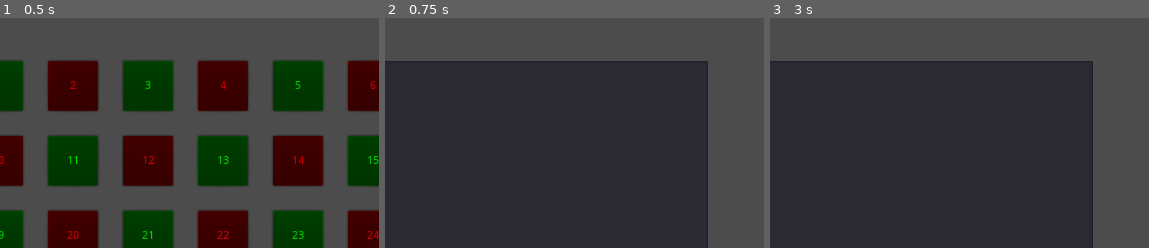
Above: before the commit, frames 1-3 (left to right).
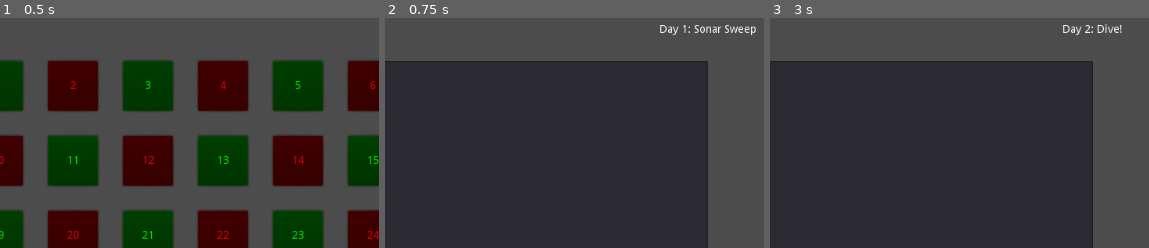
Above: after the commit, the same moments.

Repository: FailedCode/adventofcode-2021
Game: Godot game, scene res://Scenes/MainScene.tscn
Two runs of this game, one before a commit and one after it. Both use one fixed random seed, a clock stepped at 60 frames per second and the inputs below.
Inputs (mouse positions are % of the whole screen's width and height, from its top left):
- Up to frame 1 (0.5 s): no input
- Up to frame 2 (0.75 s): click "1" at 0.5 s
- Up to frame 3 (3 s): click (8, 91) at 1.27 s; type "12" at 1.35 s; click (22, 91) at 1.5 s; type "12" at 1.58 s; click (24, 36) at 1.73 s; type "12" at 1.82 s; click "back" at 2 s; click "2" at 2.75 s
The pictures show only the part of the screen within x 5-55%, y 0-50%; the shares and areas given below are measured in that part.

Frame 1 is identical in both runs. In frame 2, 0.4% of the frame differs, in the area x 72-98%, y 3-8%; in frame 3, 0.3%.

Commit message:
visual: Display Title of the Day

Diff:
--- a/Days/AbstractDay.gd
+++ b/Days/AbstractDay.gd
@@ -6,6 +6,7 @@
 var part2ResultLabel
 
 func _ready() -> void:
+	find_node("Title").text = getTitle()
 	part1ResultLabel = find_node("Part1Result")
 	part2ResultLabel = find_node("Part2Result")
 	puzzleInput = find_node("PuzzleInput")
@@ -14,6 +15,9 @@
 	find_node("Part2").connect("button_up", self, "_on_Part2_button_up")
 	var back = find_node("back")
 	back.connect("button_up", self, "_on_back_button_up")
+
+func getTitle() -> String:
+	return "not implemented yet"
 
 func _on_Part1_button_up() -> void:
 	part1ResultLabel.text = String(calculatePart1())
--- a/Days/Day1.gd
+++ b/Days/Day1.gd
@@ -1,5 +1,7 @@
 extends AbstractDay
 
+func getTitle() -> String:
+	return "Day 1: Sonar Sweep"
 
 func calculatePart1():
 	var inputText = puzzleInput.text
--- a/Days/Day2.gd
+++ b/Days/Day2.gd
@@ -1,5 +1,7 @@
 extends AbstractDay
 
+func getTitle() -> String:
+	return "Day 2: Dive!"
 
 func calculatePart1() -> String:
 	var commands = getInputAsCommands()
--- a/Days/Day3.gd
+++ b/Days/Day3.gd
@@ -1,4 +1,7 @@
 extends AbstractDay
+
+func getTitle() -> String:
+	return "Day 3: Binary Diagnostic"
 
 func calculatePart1():
 	var lines = getInputAsLines()
--- a/Scenes/Day.tscn
+++ b/Scenes/Day.tscn
@@ -58,3 +58,12 @@
 __meta__ = {
 "_edit_use_anchors_": false
 }
+
+[node name="Title" type="Label" parent="."]
+margin_right = 1024.0
+margin_bottom = 48.0
+align = 1
+valign = 1
+__meta__ = {
+"_edit_use_anchors_": false
+}
--- a/Scenes/MainScene.gd
+++ b/Scenes/MainScene.gd
@@ -36,5 +36,7 @@
 func _on_day_button_pressed(day):
 	print("switch to day " + day)
 	var script = "res://Days/Day" + day + ".gd"
+	if !File.new().file_exists(script):
+		script = "res://Days/AbstractDay.gd"
 	var scene = "res://Scenes/Day.tscn"
 	Utility.change_scene({"script": script, "scene": scene})
